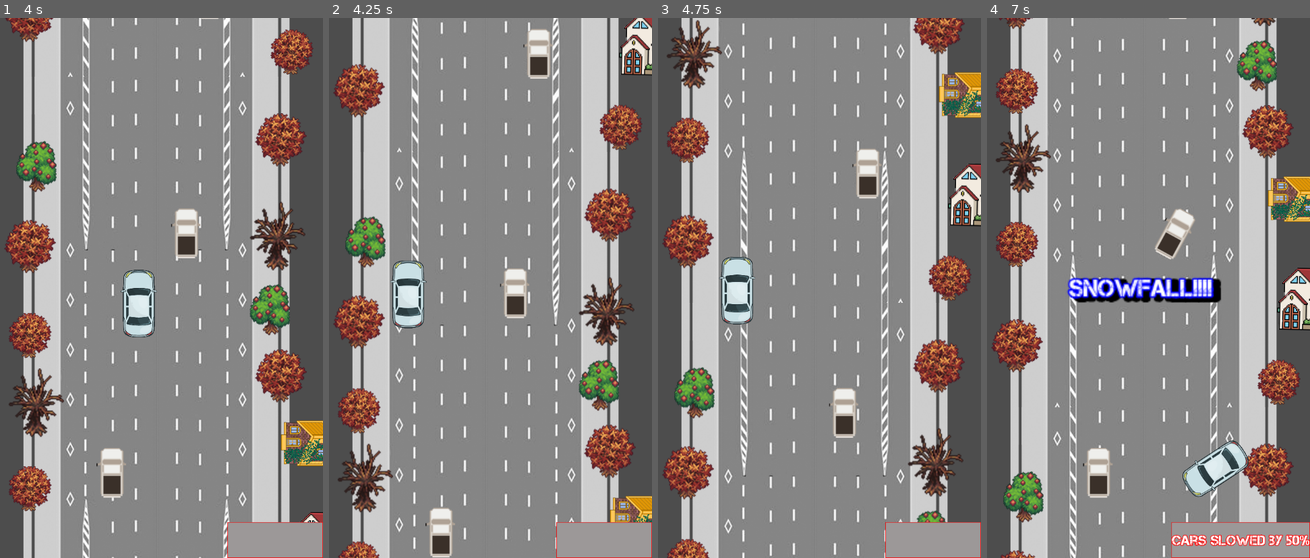
Above: before the commit, frames 1-4 (left to right).
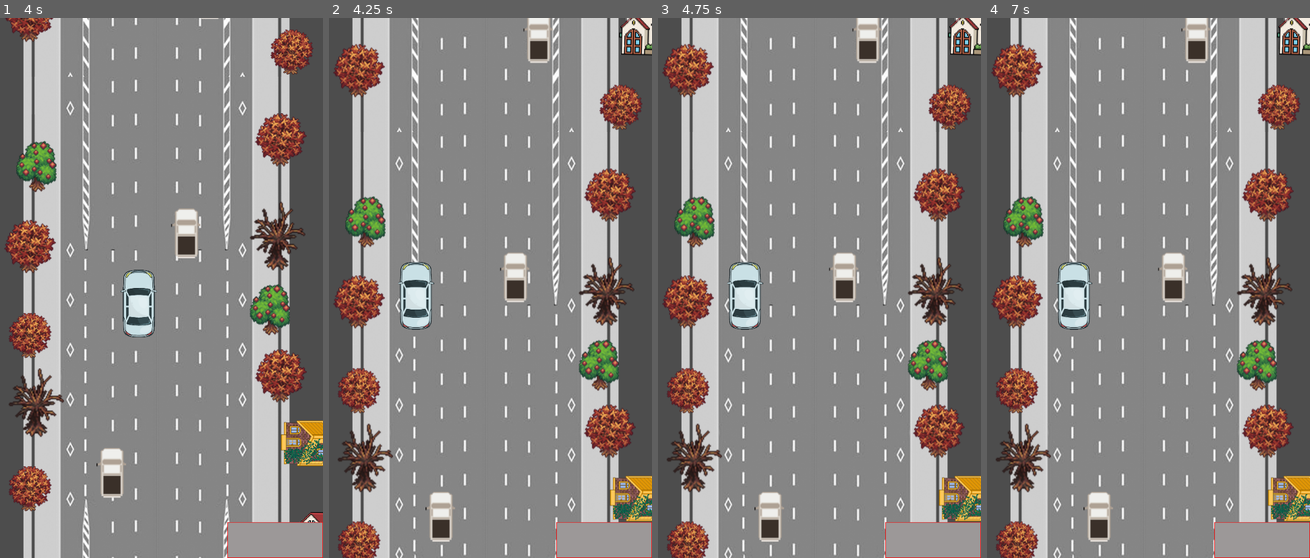
Above: after the commit, the same moments.

Repository: Zanzigzan/ChaosHacks-2024
Game: Godot game, scene res://main.tscn
The game is run twice, just before and just after one commit, with the same random seed, the same clock (stepped at 60 frames per second) and the same inputs.
Inputs:
- Up to frame 1 (4 s): hold Right (ui_right) 0.53-1.28 s; hold Down (ui_down) 1.28-2.03 s; hold Right (ui_right) 2.03-2.78 s; hold Up (ui_up) 2.78-3.53 s; hold Left (ui_left) from 3.53 s (still down)
- Up to frame 2 (4.25 s): keep holding Left (ui_left); tap P (pause, bound only after the commit) at 4.15 s
- Up to frame 3 (4.75 s): keep holding Left (ui_left)
- Up to frame 4 (7 s): release Left (ui_left) at 5.03 s; hold Down (ui_down) 5.03-5.78 s; hold Right (ui_right) 5.78-6.53 s; hold Up (ui_up) from 6.53 s (still down)

Frame 1 is identical in both runs. In frame 2, 22% of the frame differs, in the area x 1-100%, y 0-100%; in frame 3, 25%; in frame 4, 31%.

Commit message:
paue controller

Diff:
--- /dev/null
+++ b/PauseController.gd
@@ -0,0 +1,17 @@
+extends Node2D
+var canToggle=true
+
+func _process(delta):
+	if Input.is_action_just_pressed("pause"):
+		if get_tree().paused:
+			resume()
+		else:
+			pause()
+
+func pause():
+	if canToggle:
+		get_tree().set_deferred("paused",true)
+
+func resume():
+	if canToggle:
+		get_tree().set_deferred("paused",false)
--- /dev/null
+++ b/PauseController.tscn
@@ -0,0 +1,7 @@
+[gd_scene load_steps=2 format=3 uid="uid://xy3ljv862ypo"]
+
+[ext_resource type="Script" path="res://PauseController.gd" id="1_h0uid"]
+
+[node name="PauseController" type="Node2D"]
+process_mode = 3
+script = ExtResource("1_h0uid")
--- a/main.tscn
+++ b/main.tscn
@@ -1,11 +1,12 @@
-[gd_scene load_steps=8 format=3 uid="uid://cp54u6l2jlcvm"]
+[gd_scene load_steps=9 format=3 uid="uid://cp54u6l2jlcvm"]
 
 [ext_resource type="Script" path="res://main.gd" id="1_7m5w8"]
 [ext_resource type="PackedScene" uid="uid://c0uf3xsnhgll4" path="res://enemy.tscn" id="2_eitbt"]
 [ext_resource type="PackedScene" uid="uid://dcxs6lviy8iqy" path="res://Player.tscn" id="3_foi4r"]
 [ext_resource type="Texture2D" uid="uid://dxk40741uyss1" path="res://Resources/Background/Road.png" id="3_spre1"]
-[ext_resource type="PackedScene" path="res://richmond_driver.tscn" id="3_y72yp"]
+[ext_resource type="PackedScene" uid="uid://b5lbwy5hprciv" path="res://richmond_driver.tscn" id="3_y72yp"]
 [ext_resource type="PackedScene" uid="uid://r0qe4ipkl5k" path="res://events_msgs.tscn" id="5_wichx"]
+[ext_resource type="PackedScene" uid="uid://xy3ljv862ypo" path="res://PauseController.tscn" id="7_guolv"]
 
 [sub_resource type="Curve2D" id="Curve2D_8atcv"]
 _data = {
@@ -52,6 +53,8 @@
 [node name="WigglingTimer" type="Timer" parent="."]
 wait_time = 0.5
 
+[node name="Node2D" parent="." instance=ExtResource("7_guolv")]
+
 [connection signal="timeout" from="EnemySpawnTimer" to="." method="_on_enemy_spawn_timer_timeout"]
 [connection signal="timeout" from="EventTimer" to="." method="_on_event_timer_timeout"]
 [connection signal="timeout" from="WigglingTimer" to="." method="_on_wiggling_timer_timeout"]
--- a/project.godot
+++ b/project.godot
@@ -28,6 +28,11 @@
 "events": [Object(InputEventKey,"resource_local_to_scene":false,"resource_name":"","device":0,"window_id":0,"alt_pressed":false,"shift_pressed":false,"ctrl_pressed":false,"meta_pressed":false,"pressed":false,"keycode":0,"physical_keycode":32,"key_label":0,"unicode":0,"echo":false,"script":null)
 ]
 }
+pause={
+"deadzone": 0.5,
+"events": [Object(InputEventKey,"resource_local_to_scene":false,"resource_name":"","device":-1,"window_id":0,"alt_pressed":false,"shift_pressed":false,"ctrl_pressed":false,"meta_pressed":false,"pressed":false,"keycode":0,"physical_keycode":80,"key_label":0,"unicode":112,"echo":false,"script":null)
+]
+}
 
 [layer_names]
 
